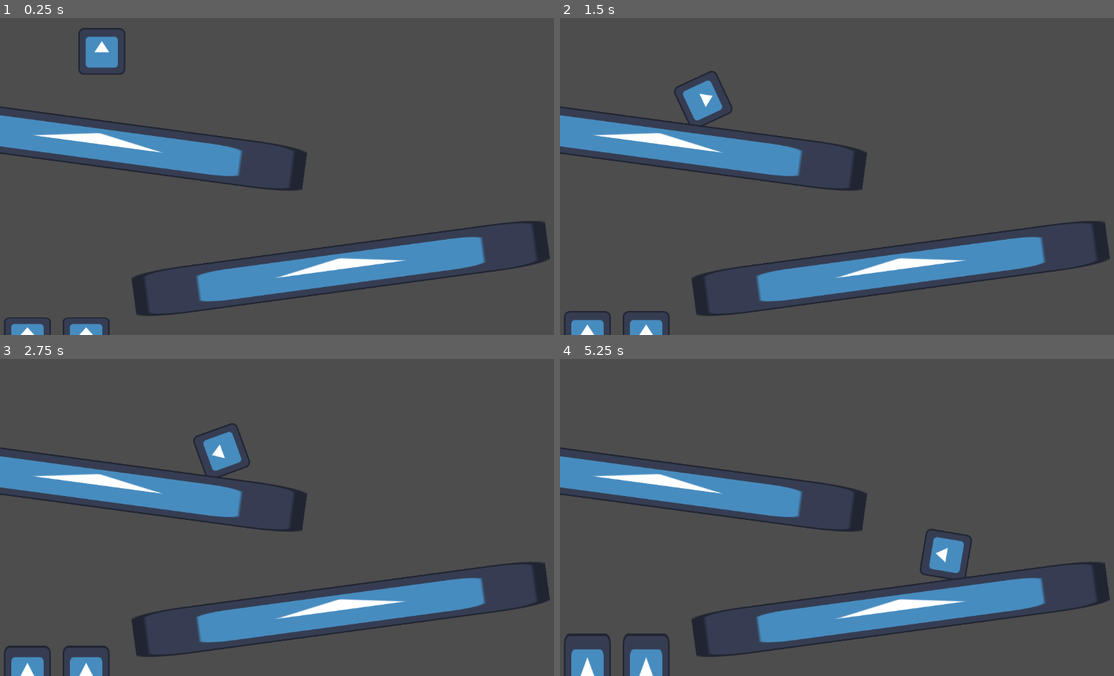
Above: before the commit, frames 1-4 (two rows, left to right).
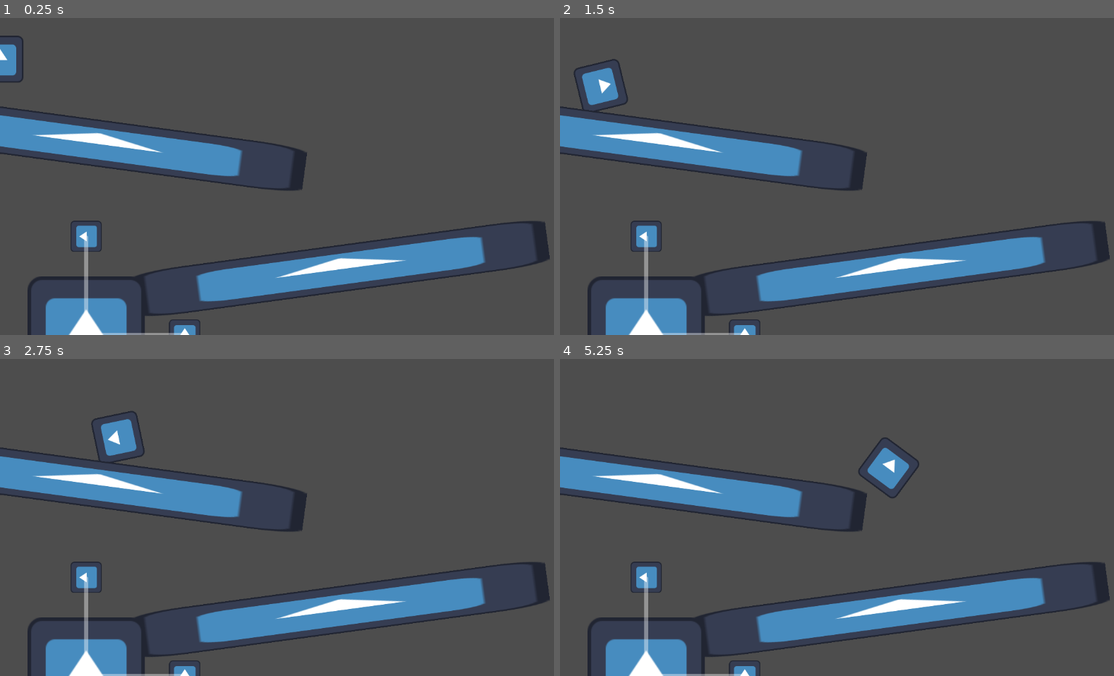
Above: after the commit, the same moments.

Repository: CreeperXD/GMTK-Game-Jam-2024
Game: Godot game, scene res://scenes/test_level.tscn
Same seed, same stepped clock (60 frames per second), same inputs: the game is played once before the commit and once after it. The engine's default icon, where the game draws it, is replaced by a stand-in: a white triangle on a blue panel in a dark square.
Inputs:
- Up to frame 1 (0.25 s): no input
- Up to frame 2 (1.5 s): no input
- Up to frame 3 (2.75 s): no input
- Up to frame 4 (5.25 s): no input

The runs differ from the first frame. In frame 1, 4.2% of the frame differs, in the area x 0-37%, y 3-100%; in frame 2, 4.6%; in frame 3, 4.6%; in frame 4, 4.7%, in the area x 0-75%, y 24-100%.

Commit message:
implemented scalables

Diff:
--- a/project.godot
+++ b/project.godot
@@ -12,5 +12,5 @@
 
 config/name="Gmtk-game-jam-2024"
 run/main_scene="res://scenes/test_level.tscn"
-config/features=PackedStringArray("4.2", "Forward Plus")
+config/features=PackedStringArray("4.3", "Forward Plus")
 config/icon="res://icon.svg"
--- /dev/null
+++ b/resources/scale_control.tres
@@ -0,0 +1,14 @@
+[gd_resource type="Theme" load_steps=4 format=3 uid="uid://b1u6ta00sppfr"]
+
+[ext_resource type="Texture2D" uid="uid://bf3g51a607mrp" path="res://icon.svg" id="1_lparm"]
+
+[sub_resource type="StyleBoxEmpty" id="StyleBoxEmpty_rssfw"]
+
+[sub_resource type="StyleBoxEmpty" id="StyleBoxEmpty_hocuv"]
+
+[resource]
+/icons/test = ExtResource("1_lparm")
+HSlider/icons/grabber = ExtResource("1_lparm")
+HSlider/icons/grabber_highlight = ExtResource("1_lparm")
+HSlider/styles/slider = SubResource("StyleBoxEmpty_rssfw")
+ProgressBar/styles/background = SubResource("StyleBoxEmpty_hocuv")
--- a/scenes/scalable.tscn
+++ b/scenes/scalable.tscn
@@ -1,17 +1,39 @@
-[gd_scene load_steps=4 format=3 uid="uid://cs7gov05e1ci8"]
+[gd_scene load_steps=5 format=3 uid="uid://cs7gov05e1ci8"]
 
 [ext_resource type="Texture2D" uid="uid://bf3g51a607mrp" path="res://icon.svg" id="1_hqcov"]
 [ext_resource type="Script" path="res://scripts/scalable.gd" id="1_sijlh"]
+[ext_resource type="PackedScene" uid="uid://dqca6gy0b43h6" path="res://scenes/scale_control.tscn" id="3_7wt5c"]
 
 [sub_resource type="RectangleShape2D" id="RectangleShape2D_2o471"]
 size = Vector2(100, 100)
 
-[node name="Scalable" type="CharacterBody2D"]
+[node name="Scalable" type="Node2D"]
+
+[node name="Object" type="CharacterBody2D" parent="."]
+scale = Vector2(5, 5)
 script = ExtResource("1_sijlh")
 
-[node name="CollisionShape2D" type="CollisionShape2D" parent="."]
+[node name="CollisionShape2D" type="CollisionShape2D" parent="Object"]
 shape = SubResource("RectangleShape2D_2o471")
 
-[node name="Sprite2D" type="Sprite2D" parent="CollisionShape2D"]
+[node name="Sprite2D" type="Sprite2D" parent="Object/CollisionShape2D"]
 scale = Vector2(0.75, 0.75)
 texture = ExtResource("1_hqcov")
+
+[node name="ScaleXControl" parent="." instance=ExtResource("3_7wt5c")]
+offset_left = -32.0
+offset_top = -36.0
+offset_right = -32.0
+offset_bottom = -36.0
+scale = Vector2(0.5, 0.5)
+
+[node name="ScaleYControl" parent="." instance=ExtResource("3_7wt5c")]
+offset_left = -36.0
+offset_top = 32.0
+offset_right = -36.0
+offset_bottom = 32.0
+rotation = -1.57079
+scale = Vector2(0.5, 0.5)
+
+[connection signal="scaled" from="ScaleXControl" to="Object" method="_on_scale_x_control_scaled"]
+[connection signal="scaled" from="ScaleYControl" to="Object" method="_on_scale_y_control_scaled"]
--- /dev/null
+++ b/scenes/scale_control.tscn
@@ -0,0 +1,42 @@
+[gd_scene load_steps=3 format=3 uid="uid://dqca6gy0b43h6"]
+
+[ext_resource type="Theme" uid="uid://b1u6ta00sppfr" path="res://resources/scale_control.tres" id="1_864pt"]
+[ext_resource type="Script" path="res://scripts/scale_control.gd" id="2_03yqt"]
+
+[node name="ScaleControl" type="Control"]
+layout_mode = 3
+anchors_preset = 15
+anchor_right = 1.0
+anchor_bottom = 1.0
+grow_horizontal = 2
+grow_vertical = 2
+theme = ExtResource("1_864pt")
+script = ExtResource("2_03yqt")
+
+[node name="HSlider" type="HSlider" parent="."]
+layout_mode = 0
+offset_right = 944.0
+offset_bottom = 144.0
+min_value = 0.01
+max_value = 1.0
+step = 0.01
+value = 0.5
+tick_count = 2
+
+[node name="ProgressBar" type="ProgressBar" parent="HSlider"]
+layout_mode = 1
+anchors_preset = 15
+anchor_right = 1.0
+anchor_bottom = 1.0
+offset_left = 64.0
+offset_top = 64.0
+offset_right = -64.0
+offset_bottom = -64.0
+grow_horizontal = 2
+grow_vertical = 2
+min_value = 0.01
+max_value = 1.0
+value = 0.5
+show_percentage = false
+
+[connection signal="value_changed" from="HSlider/ProgressBar" to="." method="_on_progress_bar_value_changed"]
--- a/scenes/test_level.tscn
+++ b/scenes/test_level.tscn
@@ -7,7 +7,7 @@
 [node name="TestLevel" type="Node"]
 
 [node name="Ball" parent="." instance=ExtResource("1_n4irm")]
-position = Vector2(208, 40)
+position = Vector2(0, 56)
 
 [node name="Wall" parent="." instance=ExtResource("2_g8k4r")]
 position = Vector2(200, 256)
@@ -21,6 +21,3 @@
 
 [node name="Scalable" parent="." instance=ExtResource("4_13vds")]
 position = Vector2(176, 648)
-
-[node name="Scalable2" parent="." instance=ExtResource("4_13vds")]
-position = Vector2(56, 648)
--- a/scripts/scalable.gd
+++ b/scripts/scalable.gd
@@ -1,13 +1,15 @@
 extends CharacterBody2D
 
+var original_scale: Vector2
 
-# Called when the node enters the scene tree for the first time.
-func _ready():
-	pass # Replace with function body.
+func _ready() -> void:
+	original_scale = scale
 
+func _process(delta: float) -> void:
+	pass
 
-# Called every frame. 'delta' is the elapsed time since the previous frame.
-func _process(delta):
-	scale.y -= delta
-	if scale.y < 0.5:
-		scale.y = 2
+func _on_scale_x_control_scaled(value: float) -> void:
+	scale.x = original_scale.x * value
+
+func _on_scale_y_control_scaled(value: float) -> void:
+	scale.y = original_scale.y * value
--- /dev/null
+++ b/scripts/scale_control.gd
@@ -0,0 +1,12 @@
+extends Control
+
+signal scaled(value: float)
+
+func _ready() -> void:
+	scaled.emit($HSlider.value)
+
+func _process(delta: float) -> void:
+	$HSlider/ProgressBar.value = $HSlider.value
+
+func _on_progress_bar_value_changed(value: float) -> void:
+	scaled.emit(value)
